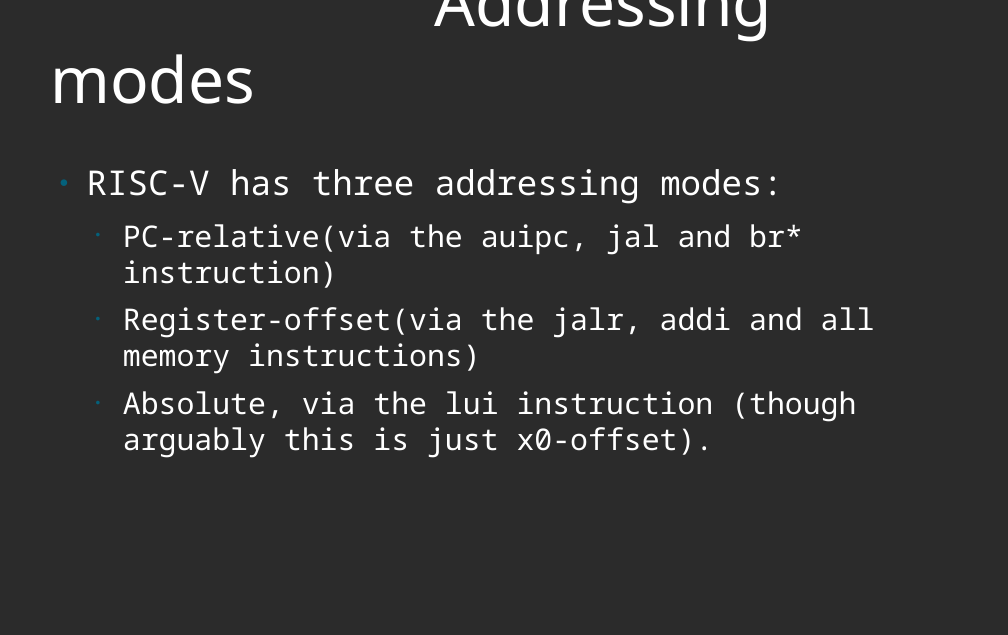
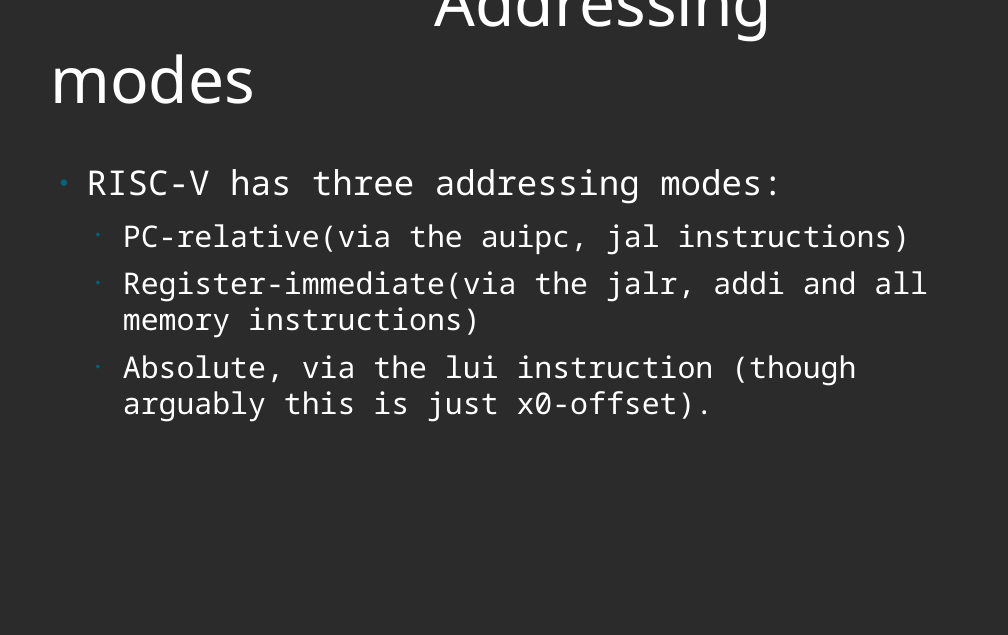
Before and after one commit to murthuja1708/desd_class, a slide deck: slide 12 of RISCV.odp. Drawn at 1008x635 pixels with LibreOffice and Linux fonts; fonts in the diff are those of the drawing; background and template pictures are left out; a plain dark background stands for a picture behind light text. Boxes give left, top, right and bottom in pixels: in the first picture for what was removed or moved away, otherwise in the second. Text is boxed around its words. In the diff, an @@ line names an element or a change of style, - is before the commit and + after.

```diff
--- a/RISCV.odp
+++ b/RISCV.odp
@@ text at bbox=[123, 224, 928, 338]: text changed @@
-  • PC-relative(via the auipc, jal and br* instruction)
-  • Register-offset(via the jalr, addi and all memory instructions)
+  • PC-relative(via the auipc, jal instructions)
+  • Register-immediate(via the jalr, addi and all memory instructions)
```
Also in this commit, not shown: 4 other slides changed, 3 slides removed.
